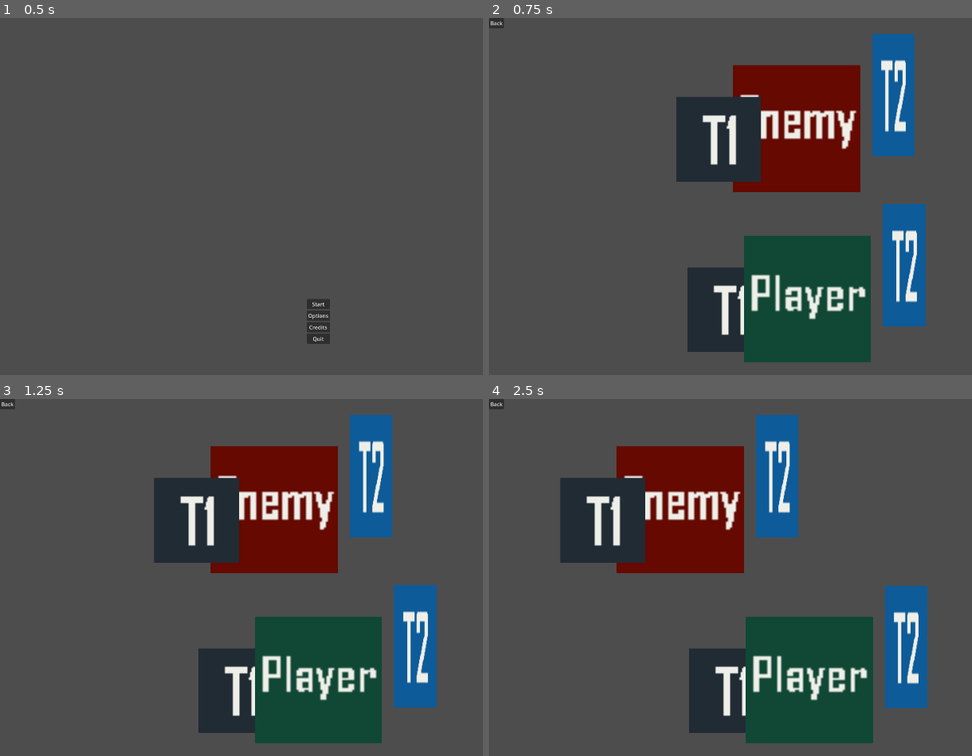
Above: before the commit, frames 1-4 (two rows, left to right).
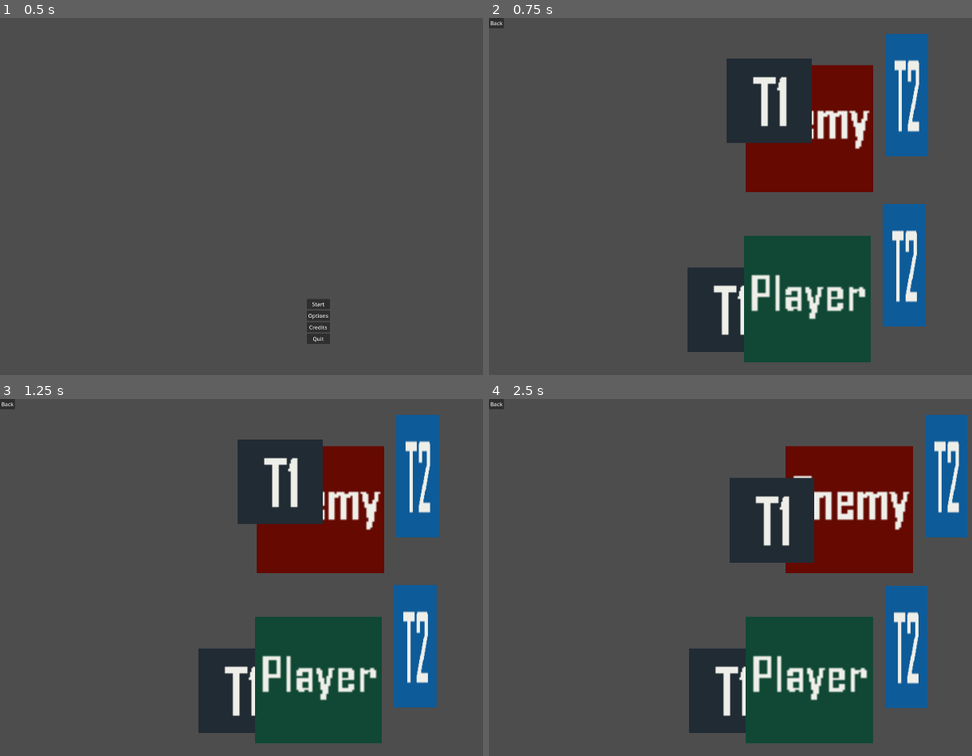
Above: after the commit, the same moments.

Repository: sentientfish/brackygamejam20251
Game: Godot game, scene res://scenes/menu.tscn
Same seed, same stepped clock (60 frames per second), same inputs: the game is played once before the commit and once after it.
Inputs:
- Up to frame 1 (0.5 s): no input
- Up to frame 2 (0.75 s): click "Start" at 0.5 s
- Up to frame 3 (1.25 s): no input
- Up to frame 4 (2.5 s): hold D (move_right) 1.28-2.03 s; hold J (block) 1.28-2.03 s; tap K (attack) at 1.35, 2.3 s; hold S (target_down) from 2.03 s (still down); tap J (block) at 2.1 s

Frame 1 is identical in both runs. In frame 2, 11% of the frame differs, in the area x 38-91%, y 4-49%; in frame 3, 17%; in frame 4, 28%, in the area x 14-100%, y 4-49%.

Commit message:
Enemy: Coward enemy (#61)
* make coward enemy panic behavior

* coward behavior random block and counterattack

* fix enemy animations

---------

Co-authored-by: Aguren <sentientfish@gmail.com>

Diff:
--- a/project.godot
+++ b/project.godot
@@ -18,6 +18,7 @@
 [autoload]
 
 Enums="*res://scripts/enums.gd"
+Globals="*res://scripts/globals.gd"
 
 [display]
 
--- a/scenes/arena.tscn
+++ b/scenes/arena.tscn
@@ -34,11 +34,11 @@
 physics_material_override = SubResource("PhysicsMaterial_40apj")
 
 [node name="LeftBoundary" type="CollisionShape2D" parent="ArenaBoundary"]
-position = Vector2(0, 590)
+position = Vector2(50, 590)
 shape = SubResource("WorldBoundaryShape2D_bq4ab")
 
 [node name="RightBoundary" type="CollisionShape2D" parent="ArenaBoundary"]
-position = Vector2(1920, 590)
+position = Vector2(1870, 590)
 rotation = -3.14159
 shape = SubResource("WorldBoundaryShape2D_bq4ab")
 
--- a/scenes/enemy.gd
+++ /dev/null
@@ -1,41 +0,0 @@
-extends CharacterBody2D
-
-const SPEED = 300.0
-
-# TODO: have a global variable for each direction?
-var blocking: Array = [false, false, false]
-
-# temporary dummy movement
-var move_direction: int = -1
-
-# Enemy Base Stats
-@export var stat_health: float = 300.0
-@export var stat_attack: float = 50.0
-@export var stat_block_damage: float = 0.0
-@export var stat_speed: float = 200.0
-
-# Enemy Current Stats
-@export var current_health: float = stat_health
-@export var current_attack: float = stat_attack
-@export var current_block_damage: float = stat_block_damage
-@export var current_speed: float = stat_speed
-
-func _physics_process(delta: float) -> void:
-	velocity.x = move_direction * stat_speed
-
-	var collision_info = move_and_collide(velocity * delta)
-	if collision_info:
-		move_direction *= -1
-
-func attacked(damage: int, action_direction: Enums.ActionDirection):
-	print("Enemy being attacked! damage " + str(damage) + ", direction: " +
-		Enums.ActionDirection.keys()[action_direction])
-	if (blocking[int(action_direction) - 1]):
-		print("Enemy blocked the attack!")
-	else:
-		print("Enemy hit!")
-		current_health -= damage
-		print("Current enemy health: " + str(current_health))
-		if (current_health <= 0):
-			print("Enemy died!")
-			queue_free()
--- a/scenes/enemy.tscn
+++ b/scenes/enemy.tscn
@@ -1,6 +1,6 @@
-[gd_scene load_steps=14 format=3 uid="uid://d2keyc5bivfqk"]
-
-[ext_resource type="Script" path="res://scenes/enemy.gd" id="1_kk3if"]
+[gd_scene load_steps=21 format=3 uid="uid://d2keyc5bivfqk"]
+
+[ext_resource type="Script" path="res://scripts/enemy.gd" id="1_kk3if"]
 [ext_resource type="Texture2D" uid="uid://dgrrgxn2a68dh" path="res://assets/T1.png" id="1_w0bkb"]
 [ext_resource type="Texture2D" uid="uid://do5e3pqn8482x" path="res://assets/T2.png" id="2_pxj2k"]
 [ext_resource type="Texture2D" uid="uid://bsdfujx6bqklb" path="res://assets/Enemy.png" id="3_i5708"]
@@ -15,24 +15,230 @@
 size = Vector2(192, 76)
 
 [sub_resource type="RectangleShape2D" id="RectangleShape2D_pnjpe"]
-size = Vector2(239, 42)
+size = Vector2(150, 42)
 
 [sub_resource type="RectangleShape2D" id="RectangleShape2D_yebrp"]
-size = Vector2(239.25, 42)
+size = Vector2(150, 42)
 
 [sub_resource type="RectangleShape2D" id="RectangleShape2D_ag5ug"]
-size = Vector2(239, 42)
+size = Vector2(150, 42)
 
 [sub_resource type="RectangleShape2D" id="RectangleShape2D_bu8gv"]
 size = Vector2(192, 192)
 
+[sub_resource type="RectangleShape2D" id="RectangleShape2D_5orx6"]
+size = Vector2(192, 192)
+
+[sub_resource type="Animation" id="Animation_i28d6"]
+length = 0.001
+tracks/0/type = "value"
+tracks/0/imported = false
+tracks/0/enabled = true
+tracks/0/path = NodePath("Sword/SwordAreaDown:monitoring")
+tracks/0/interp = 1
+tracks/0/loop_wrap = true
+tracks/0/keys = {
+"times": PackedFloat32Array(0),
+"transitions": PackedFloat32Array(1),
+"update": 1,
+"values": [false]
+}
+tracks/1/type = "value"
+tracks/1/imported = false
+tracks/1/enabled = true
+tracks/1/path = NodePath("Sword/SwordAreaMiddle:monitoring")
+tracks/1/interp = 1
+tracks/1/loop_wrap = true
+tracks/1/keys = {
+"times": PackedFloat32Array(0),
+"transitions": PackedFloat32Array(1),
+"update": 1,
+"values": [false]
+}
+tracks/2/type = "value"
+tracks/2/imported = false
+tracks/2/enabled = true
+tracks/2/path = NodePath("Sword/SwordAreaUp:monitoring")
+tracks/2/interp = 1
+tracks/2/loop_wrap = true
+tracks/2/keys = {
+"times": PackedFloat32Array(0),
+"transitions": PackedFloat32Array(1),
+"update": 1,
+"values": [false]
+}
+tracks/3/type = "value"
+tracks/3/imported = false
+tracks/3/enabled = true
+tracks/3/path = NodePath("Shield/ShieldSprite:position")
+tracks/3/interp = 1
+tracks/3/loop_wrap = true
+tracks/3/keys = {
+"times": PackedFloat32Array(0),
+"transitions": PackedFloat32Array(1),
+"update": 0,
+"values": [Vector2(-117, 16)]
+}
+tracks/4/type = "value"
+tracks/4/imported = false
+tracks/4/enabled = true
+tracks/4/path = NodePath("Sword/SwordSprite:position")
+tracks/4/interp = 1
+tracks/4/loop_wrap = true
+tracks/4/keys = {
+"times": PackedFloat32Array(0),
+"transitions": PackedFloat32Array(1),
+"update": 0,
+"values": [Vector2(146, -51)]
+}
+
+[sub_resource type="Animation" id="Animation_dmsfe"]
+resource_name = "shield_block_down"
+length = 0.25
+step = 0.25
+tracks/0/type = "value"
+tracks/0/imported = false
+tracks/0/enabled = true
+tracks/0/path = NodePath("Shield/ShieldSprite:position")
+tracks/0/interp = 1
+tracks/0/loop_wrap = true
+tracks/0/keys = {
+"times": PackedFloat32Array(0, 0.25),
+"transitions": PackedFloat32Array(1, 1),
+"update": 1,
+"values": [Vector2(-117, 16), Vector2(-43, 89)]
+}
+
+[sub_resource type="Animation" id="Animation_00n1s"]
+resource_name = "shield_block_middle"
+length = 0.25
+step = 0.25
+tracks/0/type = "value"
+tracks/0/imported = false
+tracks/0/enabled = true
+tracks/0/path = NodePath("Shield/ShieldSprite:position")
+tracks/0/interp = 1
+tracks/0/loop_wrap = true
+tracks/0/keys = {
+"times": PackedFloat32Array(0, 0.25),
+"transitions": PackedFloat32Array(1, 1),
+"update": 1,
+"values": [Vector2(-117, 16), Vector2(-50, 17)]
+}
+
 [sub_resource type="Animation" id="Animation_4cd7i"]
 resource_name = "shield_block_up"
-step = 0.25
+length = 0.25
+step = 0.25
+tracks/0/type = "value"
+tracks/0/imported = false
+tracks/0/enabled = true
+tracks/0/path = NodePath("Shield/ShieldSprite:position")
+tracks/0/interp = 1
+tracks/0/loop_wrap = true
+tracks/0/keys = {
+"times": PackedFloat32Array(0, 0.25),
+"transitions": PackedFloat32Array(1, 1),
+"update": 1,
+"values": [Vector2(-117, 16), Vector2(-61, -42)]
+}
+
+[sub_resource type="Animation" id="Animation_fb6nt"]
+resource_name = "sword_attack_down"
+length = 0.5
+step = 0.25
+tracks/0/type = "value"
+tracks/0/imported = false
+tracks/0/enabled = true
+tracks/0/path = NodePath("Sword/SwordAreaDown:monitoring")
+tracks/0/interp = 1
+tracks/0/loop_wrap = true
+tracks/0/keys = {
+"times": PackedFloat32Array(0, 0.25, 0.5),
+"transitions": PackedFloat32Array(1, 1, 1),
+"update": 1,
+"values": [false, true, false]
+}
+tracks/1/type = "value"
+tracks/1/imported = false
+tracks/1/enabled = true
+tracks/1/path = NodePath("Sword/SwordSprite:position")
+tracks/1/interp = 1
+tracks/1/loop_wrap = true
+tracks/1/keys = {
+"times": PackedFloat32Array(0, 0.25, 0.5),
+"transitions": PackedFloat32Array(1, 1, 1),
+"update": 1,
+"values": [Vector2(146, -51), Vector2(147, -6), Vector2(146, -51)]
+}
+
+[sub_resource type="Animation" id="Animation_e0xkf"]
+resource_name = "sword_attack_middle"
+length = 0.5
+step = 0.25
+tracks/0/type = "value"
+tracks/0/imported = false
+tracks/0/enabled = true
+tracks/0/path = NodePath("Sword/SwordAreaMiddle:monitoring")
+tracks/0/interp = 1
+tracks/0/loop_wrap = true
+tracks/0/keys = {
+"times": PackedFloat32Array(0, 0.25, 0.5),
+"transitions": PackedFloat32Array(1, 1, 1),
+"update": 1,
+"values": [false, true, false]
+}
+tracks/1/type = "value"
+tracks/1/imported = false
+tracks/1/enabled = true
+tracks/1/path = NodePath("Sword/SwordSprite:position")
+tracks/1/interp = 1
+tracks/1/loop_wrap = true
+tracks/1/keys = {
+"times": PackedFloat32Array(0, 0.25, 0.5),
+"transitions": PackedFloat32Array(1, 1, 1),
+"update": 1,
+"values": [Vector2(146, -51), Vector2(147, -6), Vector2(146, -51)]
+}
+
+[sub_resource type="Animation" id="Animation_javw3"]
+resource_name = "sword_attack_up"
+length = 0.5
+step = 0.25
+tracks/0/type = "value"
+tracks/0/imported = false
+tracks/0/enabled = true
+tracks/0/path = NodePath("Sword/SwordAreaUp:monitoring")
+tracks/0/interp = 1
+tracks/0/loop_wrap = true
+tracks/0/keys = {
+"times": PackedFloat32Array(0, 0.25, 0.5),
+"transitions": PackedFloat32Array(1, 1, 1),
+"update": 1,
+"values": [false, true, false]
+}
+tracks/1/type = "value"
+tracks/1/imported = false
+tracks/1/enabled = true
+tracks/1/path = NodePath("Sword/SwordSprite:position")
+tracks/1/interp = 1
+tracks/1/loop_wrap = true
+tracks/1/keys = {
+"times": PackedFloat32Array(0, 0.25, 0.5),
+"transitions": PackedFloat32Array(1, 1, 1),
+"update": 1,
+"values": [Vector2(146, -51), Vector2(147, -6), Vector2(146, -51)]
+}
 
 [sub_resource type="AnimationLibrary" id="AnimationLibrary_nr4rx"]
 _data = {
-"shield_block_up": SubResource("Animation_4cd7i")
+"RESET": SubResource("Animation_i28d6"),
+"shield_block_down": SubResource("Animation_dmsfe"),
+"shield_block_middle": SubResource("Animation_00n1s"),
+"shield_block_up": SubResource("Animation_4cd7i"),
+"sword_attack_down": SubResource("Animation_fb6nt"),
+"sword_attack_middle": SubResource("Animation_e0xkf"),
+"sword_attack_up": SubResource("Animation_javw3")
 }
 
 [node name="Enemy" type="CharacterBody2D"]
@@ -50,18 +256,21 @@
 texture = ExtResource("1_w0bkb")
 
 [node name="ShieldAreaUp" type="Area2D" parent="Shield"]
+visible = false
 
 [node name="ShieldCollisionUp" type="CollisionShape2D" parent="Shield/ShieldAreaUp"]
 position = Vector2(0, -100)
 shape = SubResource("RectangleShape2D_uyehj")
 
 [node name="ShieldAreaMiddle" type="Area2D" parent="Shield"]
+visible = false
 
 [node name="ShieldCollisionMiddle" type="CollisionShape2D" parent="Shield/ShieldAreaMiddle"]
 position = Vector2(0, -15)
 shape = SubResource("RectangleShape2D_gc8bk")
 
 [node name="ShieldAreaDown" type="Area2D" parent="Shield"]
+visible = false
 
 [node name="ShieldCollisionDown" type="CollisionShape2D" parent="Shield/ShieldAreaDown"]
 position = Vector2(0, 72)
@@ -75,6 +284,7 @@
 texture = ExtResource("2_pxj2k")
 
 [node name="SwordAreaUp" type="Area2D" parent="Sword"]
+visible = false
 monitoring = false
 
 [node name="SwordCollisionUp" type="CollisionShape2D" parent="Sword/SwordAreaUp"]
@@ -82,6 +292,7 @@
 shape = SubResource("RectangleShape2D_pnjpe")
 
 [node name="SwordAreaMiddle" type="Area2D" parent="Sword"]
+visible = false
 monitoring = false
 
 [node name="SwordCollisionMiddle" type="CollisionShape2D" parent="Sword/SwordAreaMiddle"]
@@ -89,16 +300,41 @@
 shape = SubResource("RectangleShape2D_yebrp")
 
 [node name="SwordAreaDown" type="Area2D" parent="Sword"]
+visible = false
 monitoring = false
 
 [node name="SwordCollisionDown" type="CollisionShape2D" parent="Sword/SwordAreaDown"]
 position = Vector2(0, 320)
 shape = SubResource("RectangleShape2D_ag5ug")
 
-[node name="CollisionShape2D" type="CollisionShape2D" parent="."]
+[node name="EnemyCollision" type="CollisionShape2D" parent="."]
+visible = false
 shape = SubResource("RectangleShape2D_bu8gv")
+
+[node name="EnemyArea" type="Area2D" parent="."]
+visible = false
+
+[node name="EnemyAreaShape" type="CollisionShape2D" parent="EnemyArea"]
+shape = SubResource("RectangleShape2D_5orx6")
 
 [node name="AnimationPlayer" type="AnimationPlayer" parent="."]
 libraries = {
 "": SubResource("AnimationLibrary_nr4rx")
 }
+
+[node name="PanicRunTimer" type="Timer" parent="."]
+wait_time = 1.5
+
+[node name="CorneredBlockTimer" type="Timer" parent="."]
+wait_time = 3.0
+
+[node name="BlockDurationTimer" type="Timer" parent="."]
+wait_time = 1.5
+
+[connection signal="body_entered" from="Sword/SwordAreaUp" to="." method="_on_sword_area_up_body_entered"]
+[connection signal="body_entered" from="Sword/SwordAreaMiddle" to="." method="_on_sword_area_middle_body_entered"]
+[connection signal="body_entered" from="Sword/SwordAreaDown" to="." method="_on_sword_area_down_body_entered"]
+[connection signal="area_entered" from="EnemyArea" to="." method="_on_enemy_area_area_entered"]
+[connection signal="timeout" from="PanicRunTimer" to="." method="_on_panic_run_timer_timeout"]
+[connection signal="timeout" from="CorneredBlockTimer" to="." method="_on_cornered_block_timer_timeout"]
+[connection signal="timeout" from="BlockDurationTimer" to="." method="_on_block_duration_timer_timeout"]
--- a/scenes/player.tscn
+++ b/scenes/player.tscn
@@ -15,16 +15,16 @@
 size = Vector2(192, 76)
 
 [sub_resource type="RectangleShape2D" id="RectangleShape2D_xdwk7"]
-size = Vector2(238, 42)
+size = Vector2(150, 42)
 
 [sub_resource type="RectangleShape2D" id="RectangleShape2D_2hsp2"]
-size = Vector2(238.5, 42)
+size = Vector2(150, 42)
 
 [sub_resource type="RectangleShape2D" id="RectangleShape2D_bkjqc"]
-size = Vector2(237.75, 41.5)
+size = Vector2(150, 41.5)
 
 [sub_resource type="RectangleShape2D" id="RectangleShape2D_xox8q"]
-size = Vector2(192, 192)
+size = Vector2(185, 185)
 
 [sub_resource type="Animation" id="Animation_lld8y"]
 length = 0.001
@@ -298,7 +298,7 @@
 scale = Vector2(3, 3)
 texture = ExtResource("4_j8ytr")
 
-[node name="CollisionShape2D" type="CollisionShape2D" parent="."]
+[node name="PlayerCollision" type="CollisionShape2D" parent="."]
 shape = SubResource("RectangleShape2D_xox8q")
 
 [node name="AnimationPlayer" type="AnimationPlayer" parent="."]
--- /dev/null
+++ b/scripts/enemy.gd
@@ -0,0 +1,186 @@
+extends CharacterBody2D
+
+# Enemy Base Stats
+@export var stat_health: float = 300.0
+@export var stat_attack: float = 50.0
+@export var stat_block_damage: float = 0.0
+@export var stat_speed: float = 400.0
+
+# Enemy Current Stats
+@export var current_health: float = stat_health
+@export var current_attack: float = stat_attack
+@export var current_block_damage: float = stat_block_damage
+@export var current_speed: float = stat_speed
+
+# Used to indicate whether that direction is being blocked or not
+var blocking: Array = [false, false, false]
+var can_block: bool = true
+var is_blocking: bool = false
+var panicking: bool = false
+var panic_run_direction: int = 0
+var panic_timer: Timer = null
+var cornered_block_timer: Timer = null
+var block_duration_timer: Timer = null
+var last_block_direction: Enums.ActionDirection = Enums.ActionDirection.NONE
+
+@onready var animation_player : AnimationPlayer = $AnimationPlayer
+
+func _ready():
+	panic_timer = get_node("PanicRunTimer")
+	cornered_block_timer = get_node("CorneredBlockTimer")
+	block_duration_timer = get_node("BlockDurationTimer")
+
+func _physics_process(delta: float) -> void:
+	var is_playing := animation_player.is_playing()
+	if (not is_playing and not is_blocking):
+		run_away()
+
+func run_away():
+	var enemy_x := position.x
+	var player_x := Globals.Player.position.x
+
+	var move_direction := 0
+	if (not panicking):
+		move_direction = 1
+		if (enemy_x - player_x < 0):
+			move_direction = -1
+	else:
+		move_direction = panic_run_direction
+
+	velocity.x = move_direction * current_speed
+	move_and_slide()
+
+func panic() -> int:
+	# get the longest distance we can run
+	# use that direction to run until panic timer signals
+	current_speed *= 2
+	var move_direction := 1
+	if (position.x > (1920 - position.x)):
+		move_direction = -1
+	return move_direction
+
+func cornered():
+	# randomly blocks
+	var block_direction: Enums.ActionDirection = _get_random_direction()
+	print("Random block direction: " + str(block_direction))
+
+	block(block_direction)
+
+func attack(action_direction: Enums.ActionDirection):
+	print("Enemy attacking direction: " +
+		Enums.ActionDirection.keys()[action_direction])
+	# TODO: play an actual animation
+	match action_direction:
+		Enums.ActionDirection.UP:
+			animation_player.play("sword_attack_up")
+		Enums.ActionDirection.MIDDLE:
+			animation_player.play("sword_attack_middle")
+		Enums.ActionDirection.DOWN:
+			animation_player.play("sword_attack_down")
+
+func block(action_direction: Enums.ActionDirection):
+	# So, because we have 3 sword areas, this will get called 3x as well
+	# but don't worry, the is_blocking sort of functions as a lock, so it will
+	# only get triggered once, but if you print it will show 3x so it might
+	# get confusing to debug
+	if (not is_blocking):
+		last_block_direction = action_direction
+		match action_direction:
+			Enums.ActionDirection.UP:
+				animation_player.play("shield_block_up", -1, 2.0)
+			Enums.ActionDirection.MIDDLE:
+				animation_player.play("shield_block_middle", -1, 2.0)
+			Enums.ActionDirection.DOWN:
+				animation_player.play("shield_block_down", -1, 2.0)
+
+		is_blocking = true
+		_update_block_array(action_direction)
+		block_duration_timer.start()
+
+func unblock(action_direction: Enums.ActionDirection):
+	print("Enemy unblocking!")
+	_update_block_array(Enums.ActionDirection.NONE)
+	can_block = false
+	is_blocking = false
+	cornered_block_timer.start()
+	last_block_direction = Enums.ActionDirection.NONE
+
+	match action_direction:
+	# these play() functions are basically play_backwards(), but 4x as fast
+		Enums.ActionDirection.UP:
+			animation_player.play("shield_block_up", -1, -4.0, true)
+		Enums.ActionDirection.MIDDLE:
+			animation_player.play("shield_block_middle", -1, -4.0, true)
+		Enums.ActionDirection.DOWN:
+			animation_player.play("shield_block_down", -1, -4.0, true)
+
+func attacked(damage: int, action_direction: Enums.ActionDirection):
+	panicking = true
+	print("Enemy being attacked! damage " + str(damage) + ", direction: " +
+		Enums.ActionDirection.keys()[action_direction])
+	if (blocking[int(action_direction) - 1]):
+		print("Enemy blocked the attack!")
+
+		# attack back
+		var attack_direction: Enums.ActionDirection = _get_random_direction()
+		attack(attack_direction)
+	else:
+		print("Enemy hit!")
+		current_health -= damage
+		print("Current enemy health: " + str(current_health))
+		if (current_health <= 0):
+			print("Enemy died!")
+			queue_free()
+
+	# Start PanicRunTimer
+	panic_run_direction = panic()
+	run_away()
+	panic_timer.start()
+
+func _update_block_array(block_direction: Enums.ActionDirection):
+	var updated_blocking_array := [false, false, false]
+	if (block_direction != Enums.ActionDirection.NONE):
+		updated_blocking_array[int(block_direction) - 1] = true
+
+	blocking = updated_blocking_array
+
+func _get_random_direction():
+	var random_int = randi() % 2
+	var direction : Enums.ActionDirection = \
+		Enums.ActionDirection.values()[random_int + 1]
+
+	return direction
+
+func _on_enemy_area_area_entered(area: Area2D) -> void:
+	# A bit janky, but basically, the Player's 3 SwordArea* are going to enter
+	# the EnemyArea. To check if it's the Player's, we climb the tree twice
+	# Player -> Sword -> SwordArea*
+	if ("player" in area.get_parent().get_parent().name.to_lower()):
+		if (not panicking and can_block):
+			cornered()
+
+func _on_panic_run_timer_timeout() -> void:
+	panic_timer.stop()
+	panicking = false
+	current_speed = stat_speed
+
+func _on_cornered_block_timer_timeout() -> void:
+	cornered_block_timer.stop()
+	can_block = true
+
+func _on_block_duration_timer_timeout() -> void:
+	block_duration_timer.stop()
+	can_block = false
+	unblock(last_block_direction)
+
+func _on_sword_area_up_body_entered(body: Node2D) -> void:
+	if ("player" in body.name.to_lower()):
+		body.attacked(stat_attack, Enums.ActionDirection.UP)
+
+func _on_sword_area_middle_body_entered(body: Node2D) -> void:
+	if ("player" in body.name.to_lower()):
+		body.attacked(stat_attack, Enums.ActionDirection.MIDDLE)
+
+func _on_sword_area_down_body_entered(body: Node2D) -> void:
+	if ("player" in body.name.to_lower()):
+		body.attacked(stat_attack, Enums.ActionDirection.DOWN)
--- a/scripts/enums.gd
+++ b/scripts/enums.gd
@@ -4,5 +4,5 @@
 	NONE,
 	UP,
 	MIDDLE,
-	DOWN
+	DOWN,
 }
--- /dev/null
+++ b/scripts/globals.gd
@@ -0,0 +1,3 @@
+extends Node
+
+var Player: Node2D = null
--- a/scripts/player.gd
+++ b/scripts/player.gd
@@ -1,13 +1,4 @@
 extends CharacterBody2D
-
-@onready var animation_player : AnimationPlayer = $AnimationPlayer
-
-# Used to indicate whether that direction is being blocked or not
-# 0 is up, 1 is middle, 2 is down
-# TODO: have a global variable for each direction?
-var blocking: Array = [false, false, false]
-var is_blocking: bool = false
-var current_block_direction: Enums.ActionDirection = Enums.ActionDirection.NONE
 
 # Player Base Stats
 @export var stat_health: float = 300.0
@@ -20,6 +11,16 @@
 @export var current_attack: float = stat_attack
 @export var current_block_damage: float = stat_block_damage
 @export var current_speed: float = stat_speed
+
+# Used to indicate whether that direction is being blocked or not
+var blocking: Array = [false, false, false]
+var is_blocking: bool = false
+var current_block_direction: Enums.ActionDirection = Enums.ActionDirection.NONE
+
+@onready var animation_player : AnimationPlayer = $AnimationPlayer
+
+func _ready():
+	Globals.Player = self
 
 func _physics_process(delta: float) -> void:
 	process_player_input(delta)
@@ -48,10 +49,6 @@
 		unblock(action_direction)
 
 	move_and_slide()
-	for index in get_slide_collision_count():
-		var collision := get_slide_collision(index)
-		var body := collision.get_collider()
-		print("Player collided with: " + body.name)
 
 func attack(action_direction: Enums.ActionDirection):
 	print("Player attacking direction: " +
@@ -135,10 +132,13 @@
 			queue_free()
 
 func _on_sword_area_up_body_entered(body: Node2D) -> void:
-	body.attacked(stat_attack, Enums.ActionDirection.UP)
+	if ("enemy" in body.name.to_lower()):
+		body.attacked(stat_attack, Enums.ActionDirection.UP)
 
 func _on_sword_area_middle_body_entered(body: Node2D) -> void:
-	body.attacked(stat_attack, Enums.ActionDirection.MIDDLE)
+	if ("enemy" in body.name.to_lower()):
+		body.attacked(stat_attack, Enums.ActionDirection.MIDDLE)
 
 func _on_sword_area_down_body_entered(body: Node2D) -> void:
-	body.attacked(stat_attack, Enums.ActionDirection.DOWN)
+	if ("enemy" in body.name.to_lower()):
+		body.attacked(stat_attack, Enums.ActionDirection.DOWN)
